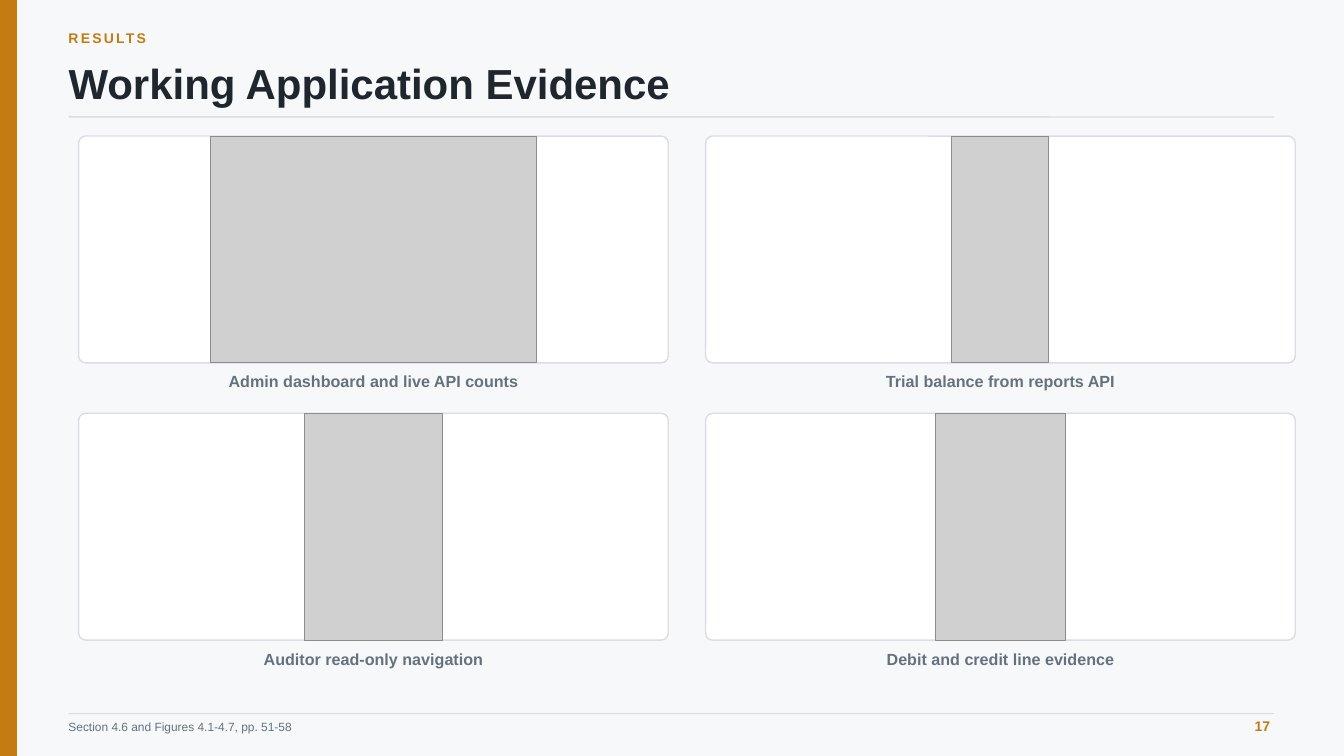
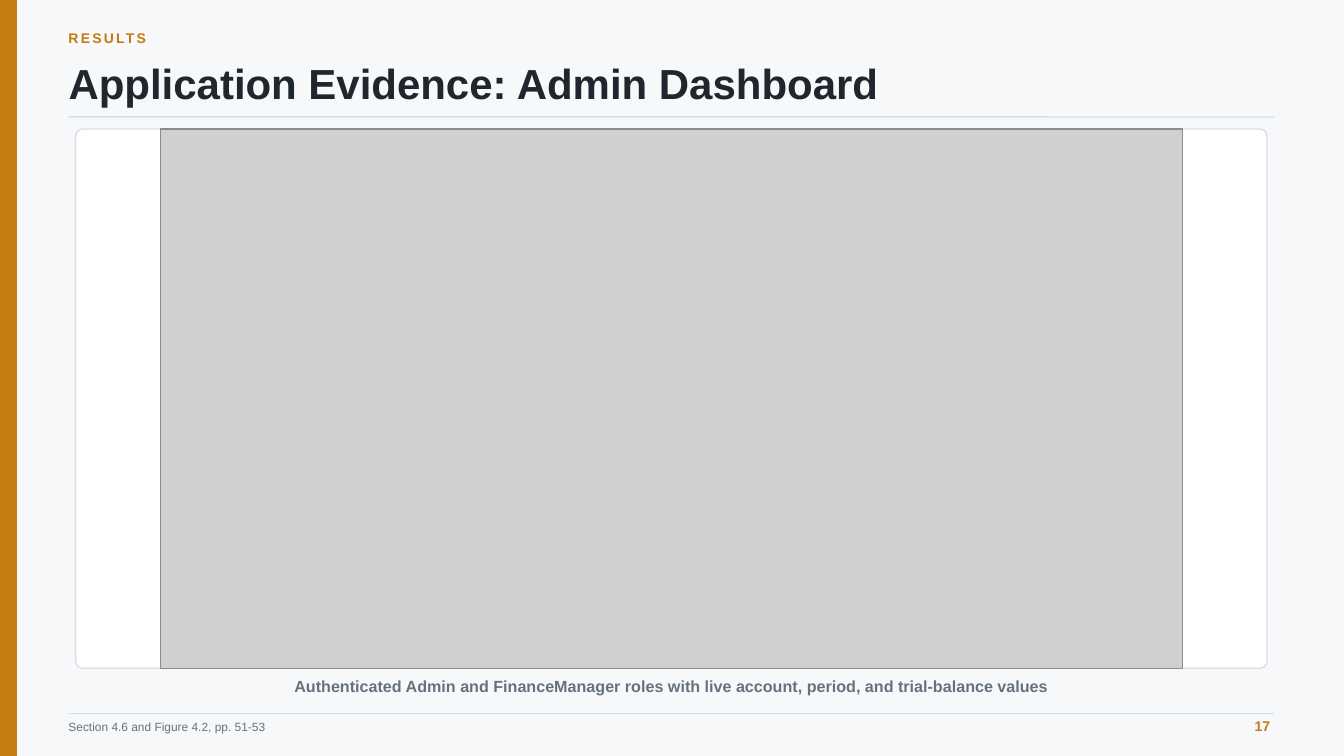
Before and after one commit to minatozaki98/financial-accounting, a slide deck: slide 17 of Document/outputs/final-defense/G6519692_Zaw_Ye_Htut_Ko_Final_Thesis_Defense.pptx. Drawn at 1344x756 pixels with LibreOffice and Linux fonts; fonts in the diff are those of the drawing; grey boxes stand for pictures. Boxes give left, top, right and bottom in pixels: in the first picture for what was removed or moved away, otherwise in the second. Text is boxed around its words. In the diff, an @@ line names an element or a change of style, - is before the commit and + after.

Commit message:
docs: finalize thesis defense evidence package

```diff
--- a/Document/outputs/final-defense/G6519692_Zaw_Ye_Htut_Ko_Final_Thesis_Defense.pptx
+++ b/Document/outputs/final-defense/G6519692_Zaw_Ye_Htut_Ko_Final_Thesis_Defense.pptx
@@ text at bbox=[69, 68, 878, 107]: text changed @@
-Working Application Evidence
+Application Evidence: Admin Dashboard
@@ rounded rectangle: place and size @@
-rounded rectangle at bbox=[79, 136, 668, 363]
+rounded rectangle at bbox=[76, 129, 1267, 668]
@@ rounded rectangle at bbox=[76, 129, 1267, 668]: proportions changed @@
@@ picture added at bbox=[160, 129, 1183, 668] @@
@@ picture removed at bbox=[210, 136, 536, 363] @@
@@ rounded rectangle removed at bbox=[706, 136, 1296, 363] @@
@@ picture removed at bbox=[952, 136, 1049, 363] @@
@@ text removed at bbox=[886, 375, 1115, 391] @@
-Trial balance from reports API
@@ rounded rectangle removed at bbox=[79, 413, 668, 640] @@
@@ picture removed at bbox=[304, 413, 443, 640] @@
@@ rounded rectangle removed at bbox=[706, 413, 1296, 640] @@
@@ picture removed at bbox=[936, 413, 1066, 640] @@
@@ text removed at bbox=[264, 653, 483, 669] @@
-Auditor read-only navigation
@@ text removed at bbox=[887, 653, 1114, 665] @@
-Debit and credit line evidence
@@ text at bbox=[294, 680, 1047, 696]: text changed @@
-Admin dashboard and live API counts
+Authenticated Admin and FinanceManager roles with live account, period, and trial-balance values
@@ text at bbox=[68, 722, 265, 734]: text changed @@
-Section 4.6 and Figures 4.1-4.7, pp. 51-58
+Section 4.6 and Figure 4.2, pp. 51-53
```
Also in this commit, not shown: 15 other slides changed, 3 slides added, 12 other files.
